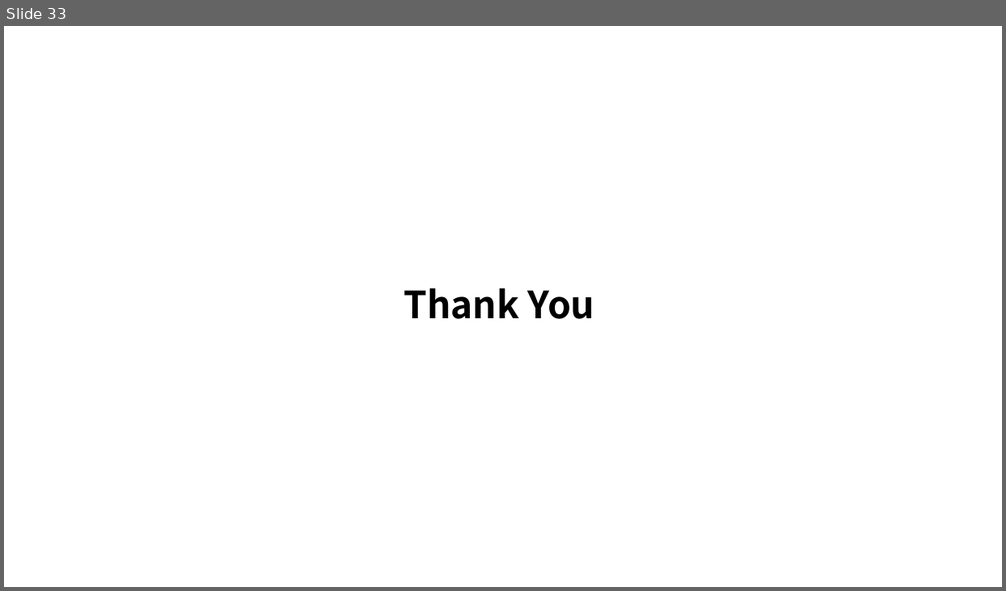
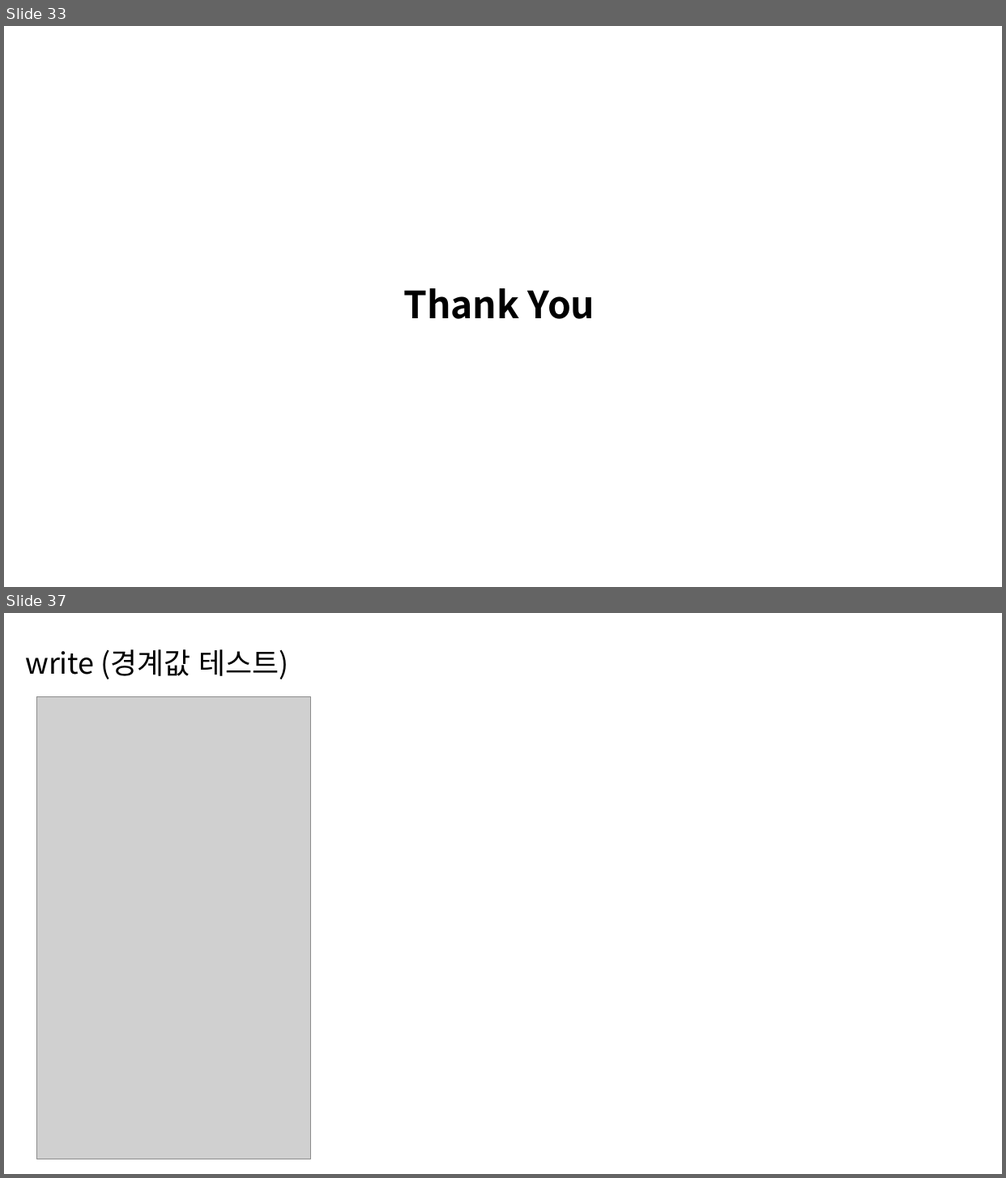
Before and after one commit to son0hwan/SSDSimulator, a slide deck: 250711_CRA_B팀발표.pptx. Shown one above the other, each under a label of ours: slide 33 before the commit, slides 33 and 37 after it; the slides between them are not shown. The pictures are 1006x591 and 1006x1178 pixels, drawn with LibreOffice and Linux fonts; fonts in the diff are those of the drawing; grey boxes stand for pictures. Boxes give left, top, right and bottom in pixels: in the first picture for what was removed or moved away, otherwise in the second. Text is boxed around its words. In the diff, an @@ line names an element or a change of style, - is before the commit and + after.

```diff
--- a/250711_CRA_B팀발표.pptx
+++ b/250711_CRA_B팀발표.pptx
@@ slide 37 added at [4, 613, 1002, 1174], background #FFFFFF @@
@@ text added at [25, 649, 289, 679], 28 pt, text #000000 @@
+write (경계값 테스트)
@@ picture added at [36, 697, 311, 1160] @@
```
Also in this commit, not shown: 14 other slides added.
